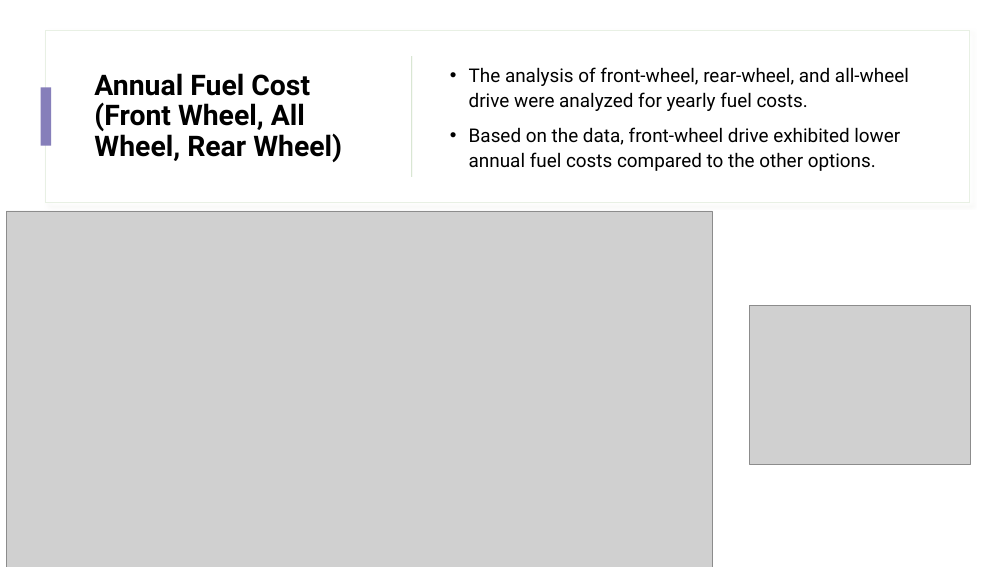
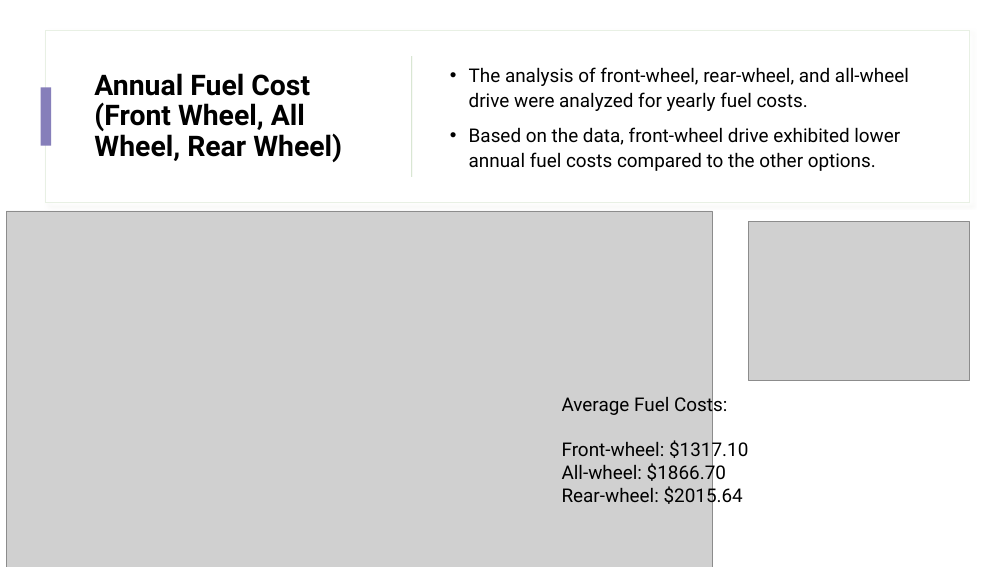
Before and after one commit to geraldwattsthethird/Fuel-Cost-Analysis, a slide deck: slide 11 of presentation.pptx. Drawn at 1008x567 pixels with LibreOffice and Linux fonts; fonts in the diff are those of the drawing; grey boxes stand for pictures. Boxes give left, top, right and bottom in pixels: in the first picture for what was removed or moved away, otherwise in the second. Text is boxed around its words. In the diff, an @@ line names an element or a change of style, - is before the commit and + after.

```diff
--- a/presentation.pptx
+++ b/presentation.pptx
@@ picture: place and size @@
-picture at [750,306,971,465]
+picture at [749,222,969,381]
@@ text added at [562,394,748,507], 18 pt, text #000000 @@
+Average Fuel Costs:
+Front-wheel: $1317.10
+All-wheel: $1866.70
+Rear-wheel: $2015.64
```
Also in this commit, not shown: 1 other slide changed, 3 other files.
